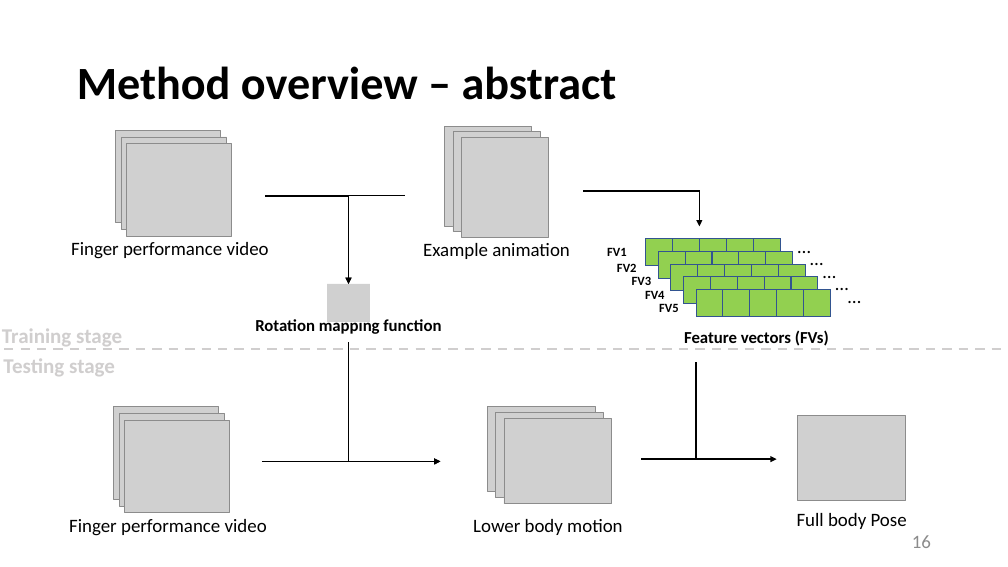
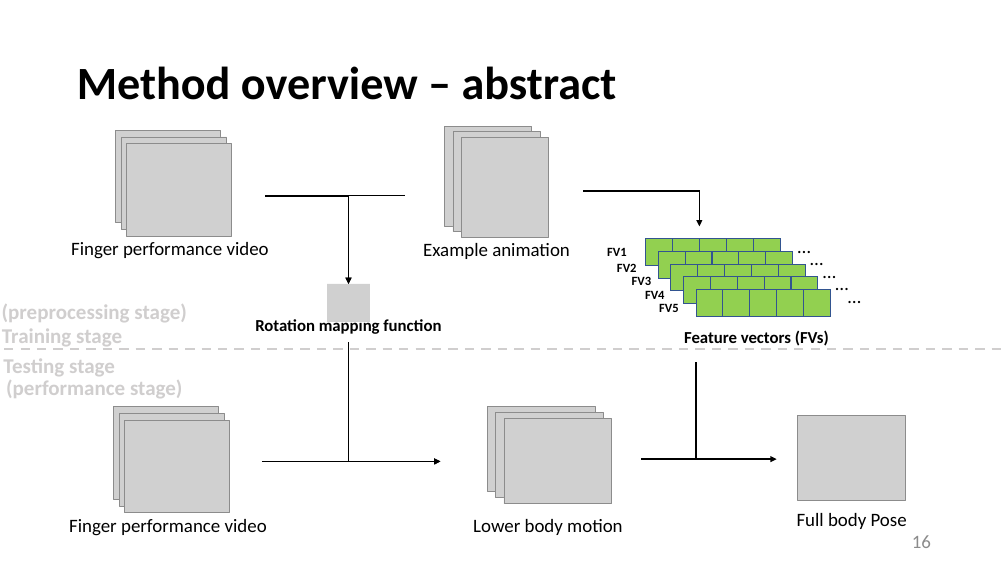
Before and after one commit to Louislar/MotionStyleTransferInHand, a slide deck: slide 16 of thesisFigs/thesis_slide.pptx. Drawn at 1008x567 pixels with LibreOffice and Linux fonts; fonts in the diff are those of the drawing; grey boxes stand for pictures. Boxes give left, top, right and bottom in pixels: in the first picture for what was removed or moved away, otherwise in the second. Text is boxed around its words. In the diff, an @@ line names an element or a change of style, - is before the commit and + after.

```diff
--- a/thesisFigs/thesis_slide.pptx
+++ b/thesisFigs/thesis_slide.pptx
@@ text added at (2,304,187,322), 20 pt, text #D0CECE, bold @@
+(preprocessing stage)
@@ text added at (6,380,182,398), 20 pt, text #D0CECE, bold @@
+(performance stage)
```
Also in this commit, not shown: 4 other slides changed, 2 slides added.
